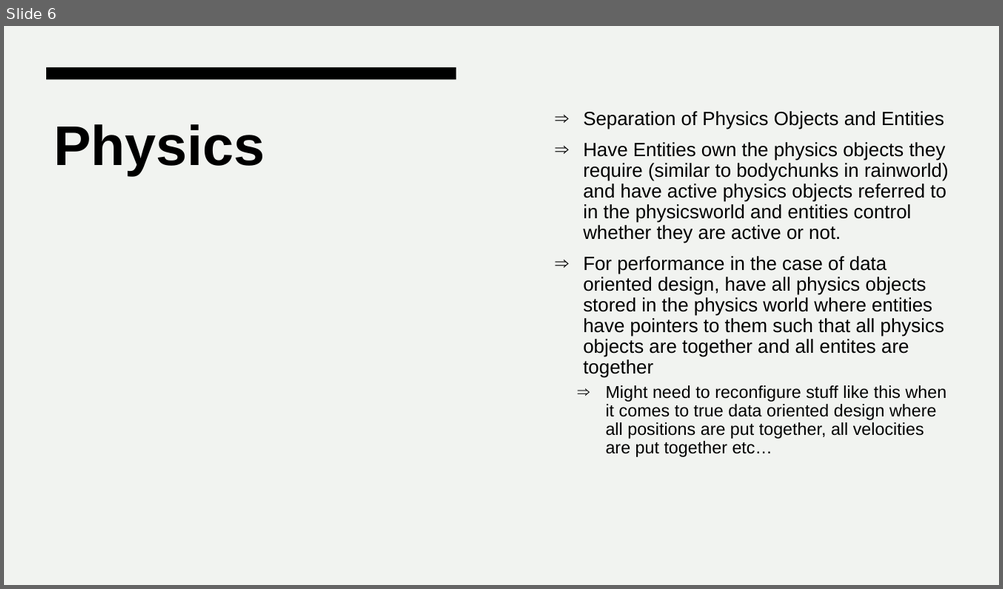
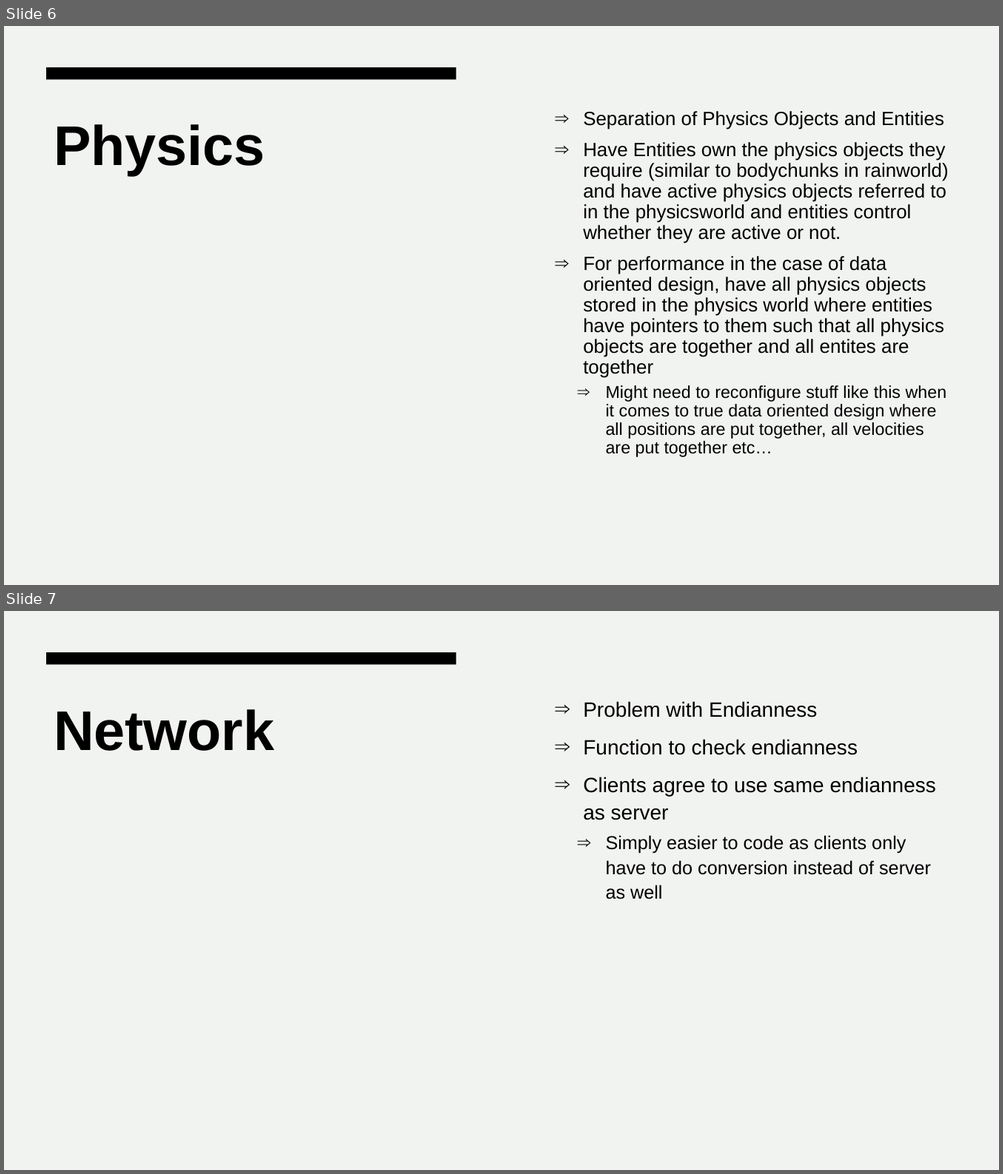
Before and after one commit to randomuserhi/Enter-the-Deep, a slide deck: Enter the Deep Devlog.pptx. Shown one above the other, each under a label of ours: slide 6 before the commit, slides 6 and 7 after it. The pictures are 1003x589 and 1003x1174 pixels, drawn with LibreOffice and Linux fonts; fonts in the diff are those of the drawing. Boxes give left, top, right and bottom in pixels: in the first picture for what was removed or moved away, otherwise in the second. Text is boxed around its words. In the diff, an @@ line names an element or a change of style, - is before the commit and + after.

Commit message:
Updated DevLog

```diff
--- a/Enter the Deep Devlog.pptx
+++ b/Enter the Deep Devlog.pptx
@@ slide 7 added at box(4, 611, 999, 1170), background #F1F3F0; not listed: 1 template element that a slide beside it also shows @@
@@ title added at box(54, 709, 274, 751), 54 pt, text #000000, bold @@
+Network
@@ text added at box(583, 701, 936, 900), 20 pt, text #000000 @@
+⇒ Problem with Endianness
+⇒ Function to check endianness
+⇒ Clients agree to use same endianness as server
+  ⇒ Simply easier to code as clients only have to do conversion instead of server as well
```
